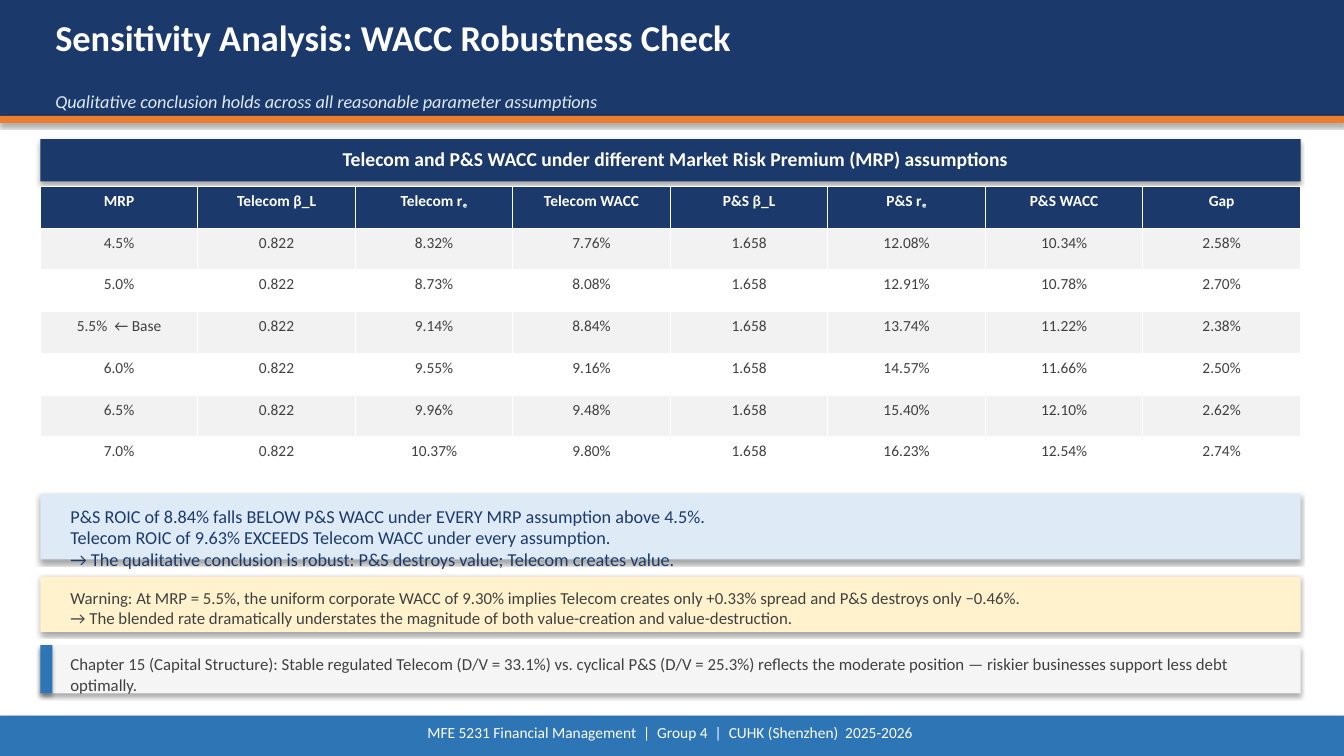
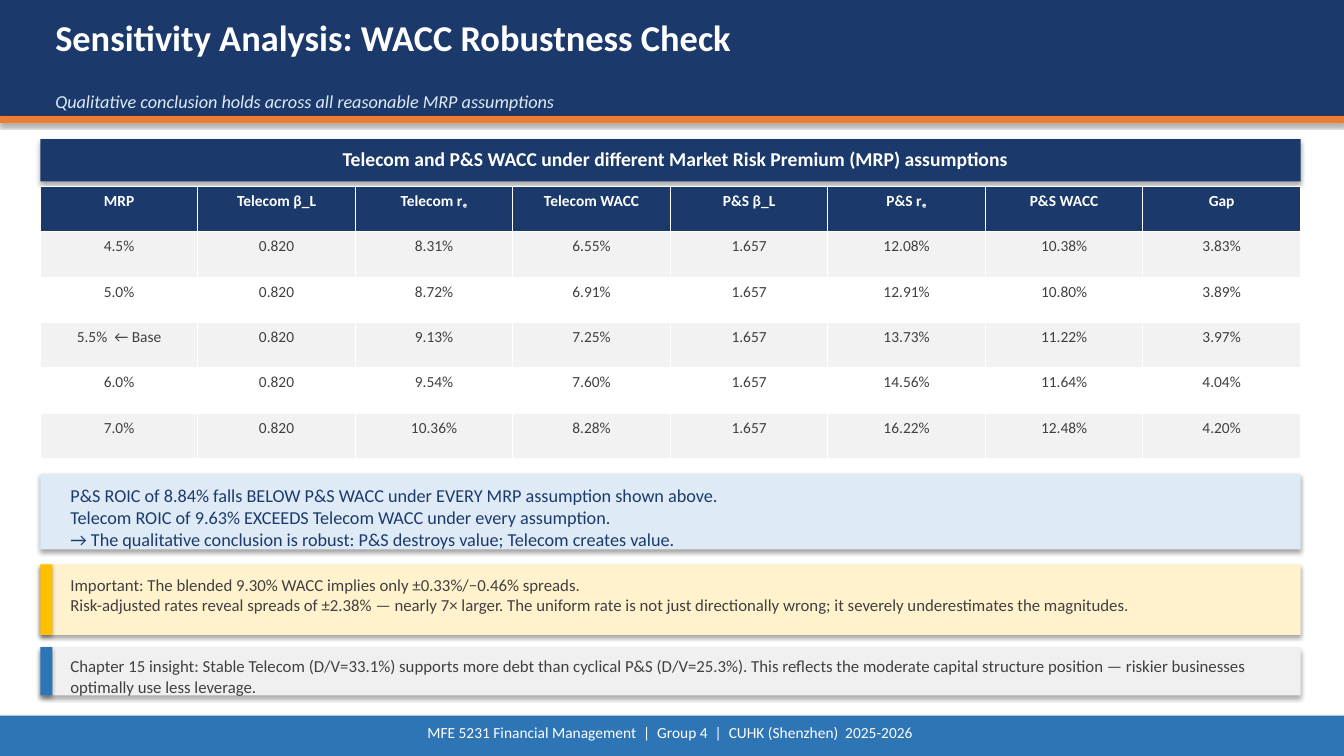
Before and after one commit to zou-haiyun-316/mfe5231casestudy, a slide deck: slide 12 of TeleTech_Case4_Presentation.pptx. Drawn at 1344x756 pixels with LibreOffice and Linux fonts; fonts in the diff are those of the drawing. Boxes give left, top, right and bottom in pixels: in the first picture for what was removed or moved away, otherwise in the second. Text is boxed around its words. In the diff, an @@ line names an element or a change of style, - is before the commit and + after.

```diff
--- a/TeleTech_Case4_Presentation.pptx
+++ b/TeleTech_Case4_Presentation.pptx
@@ text at box(55, 95, 554, 111): text changed @@
-Qualitative conclusion holds across all reasonable parameter assumptions
+Qualitative conclusion holds across all reasonable MRP assumptions
@@ table at box(40, 187, 1299, 459) @@
-row 2: 4.5% | 0.822 | 8.32% | 7.76% | 1.658 | 12.08% | 10.34% | 2.58%
-row 3: 5.0% | 0.822 | 8.73% | 8.08% | 1.658 | 12.91% | 10.78% | 2.70%
-row 4: 5.5% ← Base | 0.822 | 9.14% | 8.84% | 1.658 | 13.74% | 11.22% | 2.38%
-row 5: 6.0% | 0.822 | 9.55% | 9.16% | 1.658 | 14.57% | 11.66% | 2.50%
-row 6: 6.5% | 0.822 | 9.96% | 9.48% | 1.658 | 15.40% | 12.10% | 2.62%
-row 7: 7.0% | 0.822 | 10.37% | 9.80% | 1.658 | 16.23% | 12.54% | 2.74%
+row 2: 4.5% | 0.820 | 8.31% | 6.55% | 1.657 | 12.08% | 10.38% | 3.83%
+row 3: 5.0% | 0.820 | 8.72% | 6.91% | 1.657 | 12.91% | 10.80% | 3.89%
+row 4: 5.5% ← Base | 0.820 | 9.13% | 7.25% | 1.657 | 13.73% | 11.22% | 3.97%
+row 5: 6.0% | 0.820 | 9.54% | 7.60% | 1.657 | 14.56% | 11.64% | 4.04%
+row 6: 7.0% | 0.820 | 10.36% | 8.28% | 1.657 | 16.22% | 12.48% | 4.20%
@@ rectangle: place and size @@
-rectangle at box(40, 494, 1301, 560)
+rectangle at box(40, 474, 1301, 549)
@@ text at box(70, 489, 717, 551): text changed @@
-P&S ROIC of 8.84% falls BELOW P&S WACC under EVERY MRP assumption above 4.5%.
-Telecom ROIC of 9.63% EXCEEDS Telecom WACC under every assumption.
-→ The qualitative conclusion is robust: P&S destroys value; Telecom creates value.
+P&S ROIC of 8.84% falls BELOW P&S WACC under EVERY MRP assumption shown above.
+Telecom ROIC of 9.63% EXCEEDS Telecom WACC under every assumption.
+→ The qualitative conclusion is robust: P&S destroys value; Telecom creates value.
@@ rectangle: place and size @@
-rectangle at box(40, 577, 1301, 632)
+rectangle at box(40, 565, 1301, 635)
@@ rectangle added at box(40, 565, 52, 635), fill #FFC000 @@
@@ text at box(70, 579, 1128, 614): text changed @@
-Warning: At MRP = 5.5%, the uniform corporate WACC of 9.30% implies Telecom creates only +0.33% spread and P&S destroys only −0.46%.
-→ The blended rate dramatically understates the magnitude of both value-creation and value-destruction.
+Important: The blended 9.30% WACC implies only ±0.33%/−0.46% spreads.
+Risk-adjusted rates reveal spreads of ±2.38% — nearly 7× larger. The uniform rate is not just directionally wrong; it severely underestimates the magnitudes.
@@ rectangle at box(40, 647, 1301, 696): fill #F5F5F5 to #F0F0F0 @@
@@ text at box(70, 660, 1245, 697): text changed @@
-Chapter 15 (Capital Structure): Stable regulated Telecom (D/V = 33.1%) vs. cyclical P&S (D/V = 25.3%) reflects the moderate position — riskier businesses support less debt optimally.
+Chapter 15 insight: Stable Telecom (D/V=33.1%) supports more debt than cyclical P&S (D/V=25.3%). This reflects the moderate capital structure position — riskier businesses optimally use less leverage.
```
Also in this commit, not shown: 11 other slides changed, 1 other file.
